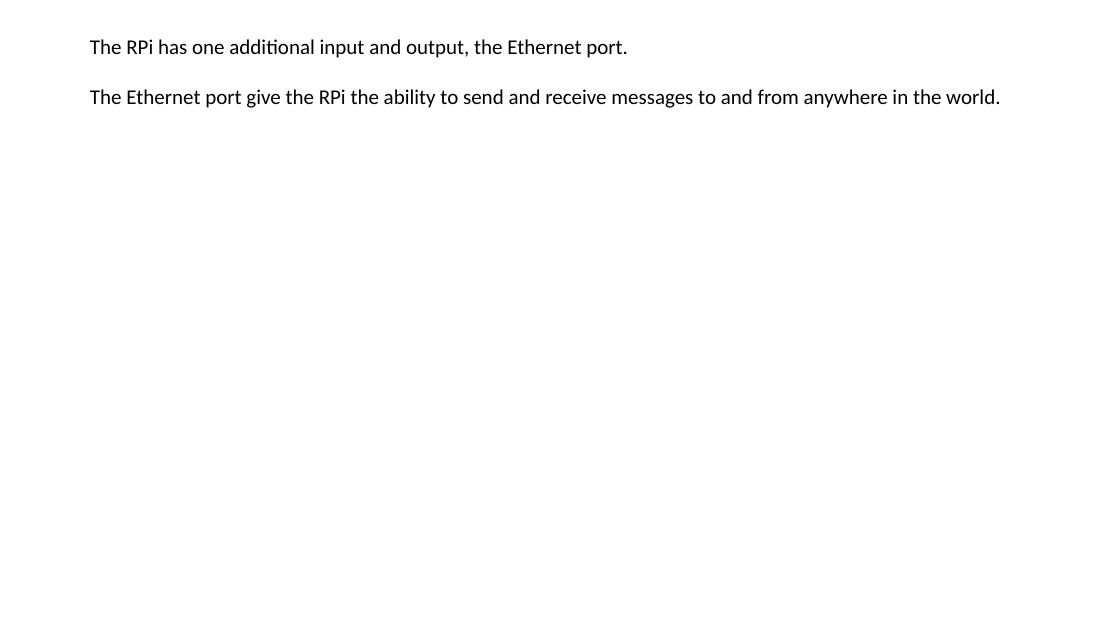
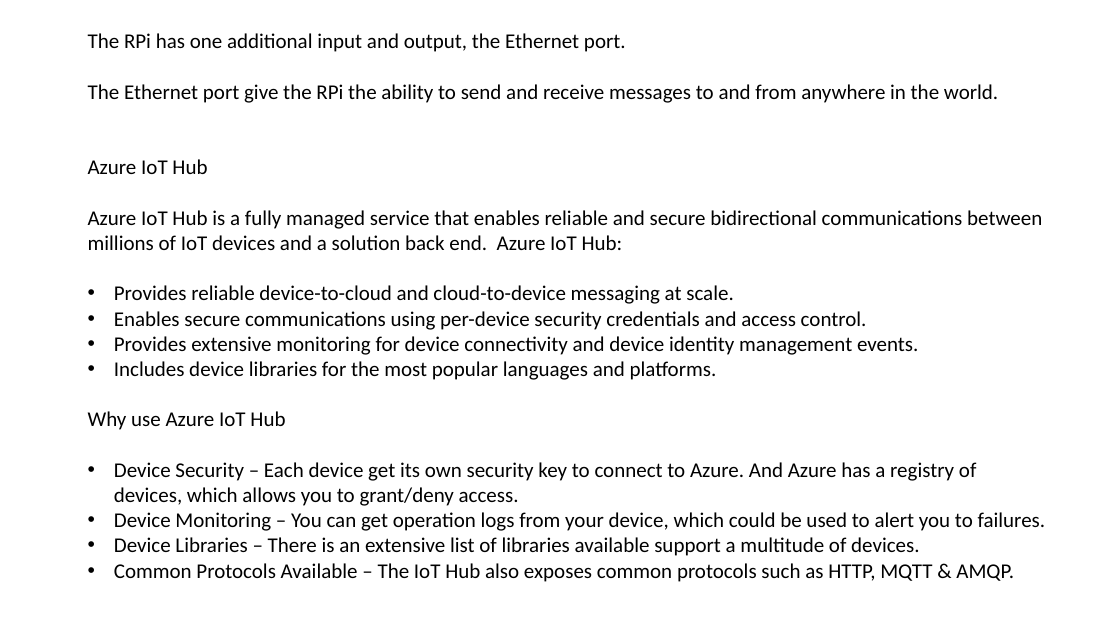
Before and after one commit to ritasker/Presentations-Archive, a slide deck: slide 10 of Current/WindowsOnRaspberryPi/Win10onTheRaspPi.pptx. Drawn at 1120x630 pixels with LibreOffice and Linux fonts; fonts in the diff are those of the drawing; background and template pictures are left out. Boxes give left, top, right and bottom in pixels: in the first picture for what was removed or moved away, otherwise in the second. Text is boxed around its words. In the diff, an @@ line names an element or a change of style, - is before the commit and + after.

```diff
--- a/Current/WindowsOnRaspberryPi/Win10onTheRaspPi.pptx
+++ b/Current/WindowsOnRaspberryPi/Win10onTheRaspPi.pptx
@@ text at [88, 159, 1046, 582]: paragraphs added @@
+Azure IoT Hub
+Azure IoT Hub is a fully managed service that enables reliable and secure bidirectional communications between millions of IoT devices and a solution back end. Azure IoT Hub:
+• Provides reliable device-to-cloud and cloud-to-device messaging at scale.
+• Enables secure communications using per-device security credentials and access control.
+• Provides extensive monitoring for device connectivity and device identity management events.
+• Includes device libraries for the most popular languages and platforms.
+Why use Azure IoT Hub
+• Device Security – Each device get its own security key to connect to Azure. And Azure has a registry of devices, which allows you to grant/deny access.
+• Device Monitoring – You can get operation logs from your device, which could be used to alert you to failures.
+• Device Libraries – There is an extensive list of libraries available support a multitude of devices.
+• Common Protocols Available – The IoT Hub also exposes common protocols such as HTTP, MQTT & AMQP.
```
Also in this commit, not shown: 5 slides added, 1 other file.
